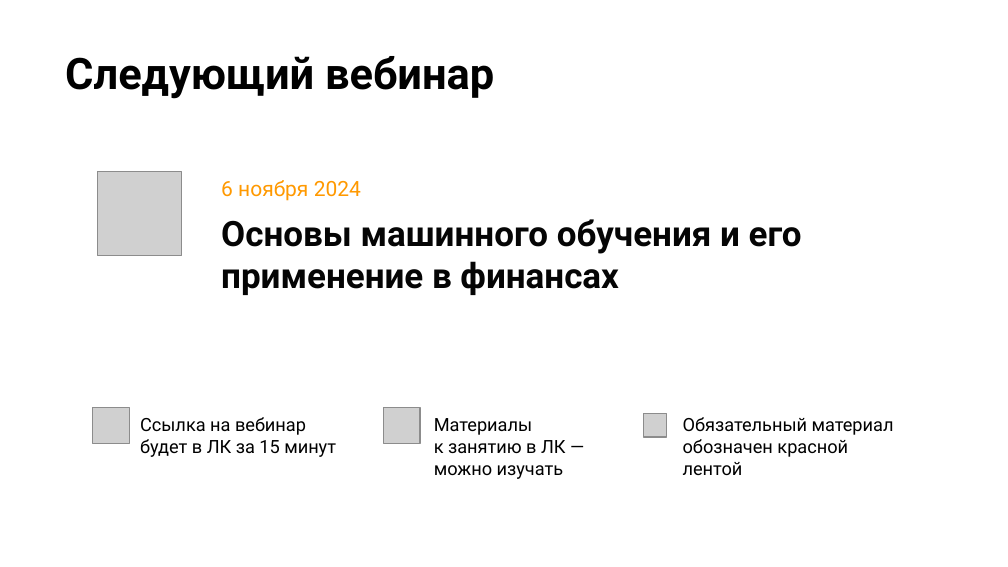
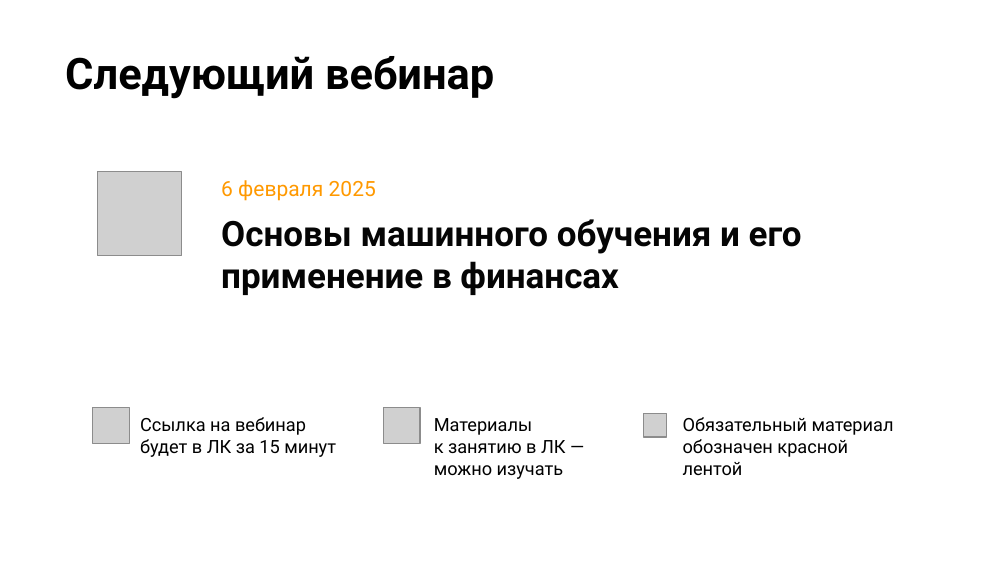
Before and after one commit to stureiko/Otus_lectures, a slide deck: slide 62 of FinML/01 - Intro/Presentation/01 - Intro.pptx. Drawn at 1008x567 pixels with LibreOffice and Linux fonts; fonts in the diff are those of the drawing; grey boxes stand for pictures; background and template pictures are left out. Boxes give left, top, right and bottom in pixels: in the first picture for what was removed or moved away, otherwise in the second. Text is boxed around its words. In the diff, an @@ line names an element or a change of style, - is before the commit and + after.

```diff
--- a/FinML/01 - Intro/Presentation/01 - Intro.pptx
+++ b/FinML/01 - Intro/Presentation/01 - Intro.pptx
@@ text at box(221, 180, 376, 201): text changed @@
-6 ноября 2024
+6 февраля 2025
```
Also in this commit, not shown: 3 other slides changed.
